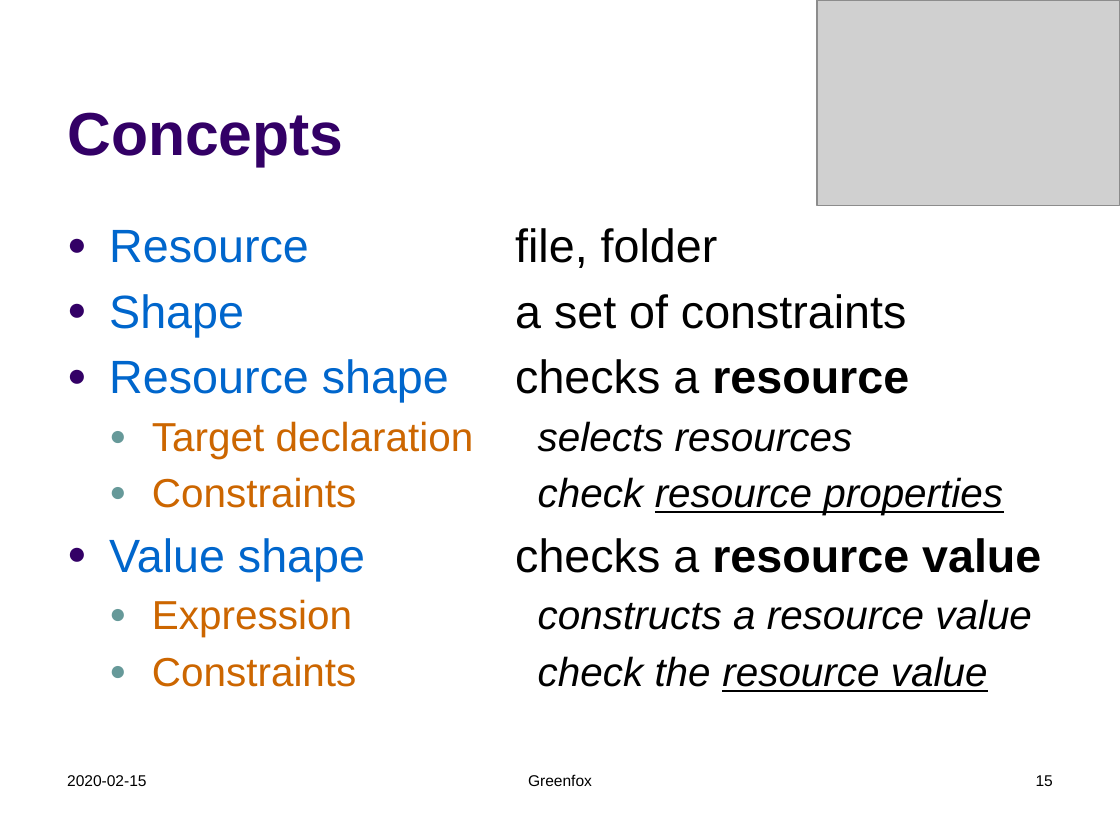
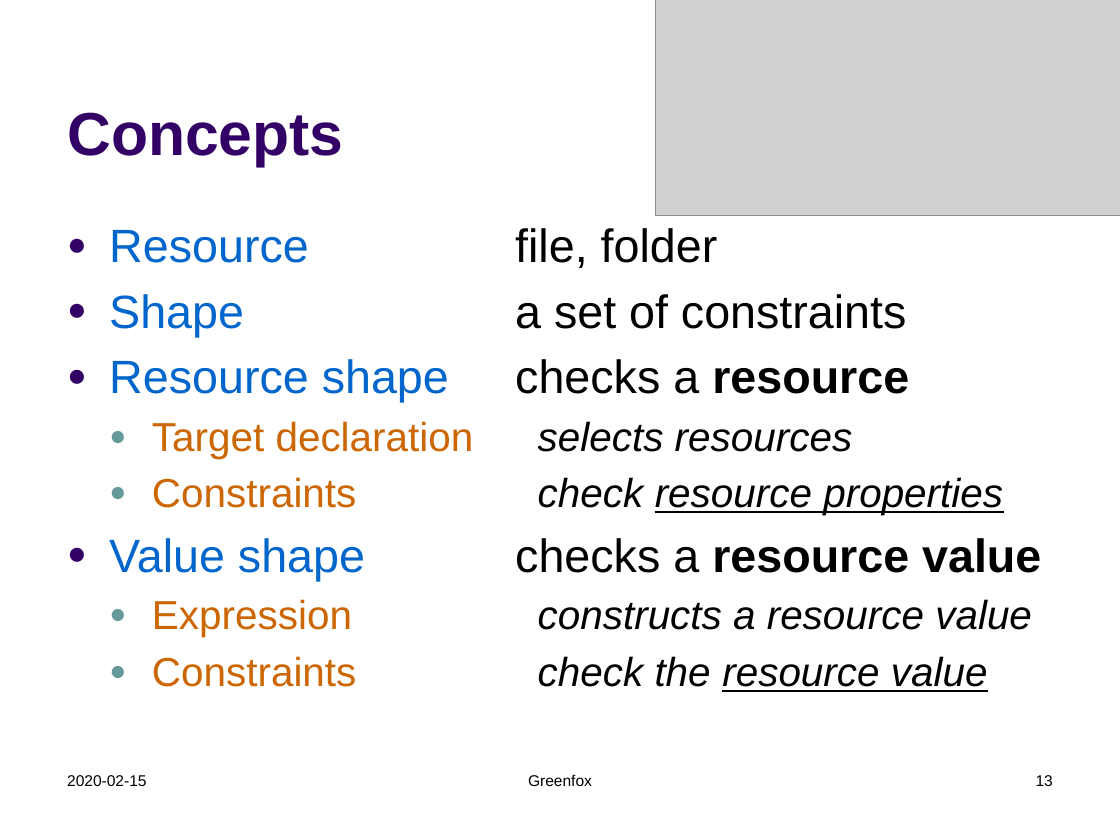
Before and after one commit to hrennau/greenfox, a slide deck: slide 13 of about/greenfox04.pptx (slide 15 before the commit). Drawn at 1120x840 pixels with LibreOffice and Linux fonts; fonts in the diff are those of the drawing; grey boxes stand for pictures. Boxes give left, top, right and bottom in pixels: in the first picture for what was removed or moved away, otherwise in the second. Text is boxed around its words. In the diff, an @@ line names an element or a change of style, - is before the commit and + after.

```diff
--- a/about/greenfox04.pptx
+++ b/about/greenfox04.pptx
@@ picture: place and size @@
-picture at (818, 0, 1120, 205)
+picture at (655, 0, 1120, 215)
@@ line removed from (976, 19) to (976, 205) @@
@@ page number at (1036, 775, 1053, 786): text changed @@
-15
+13
```
Also in this commit, not shown: 14 other slides changed, 3 slides added, 31 slides removed, 32 other files.
